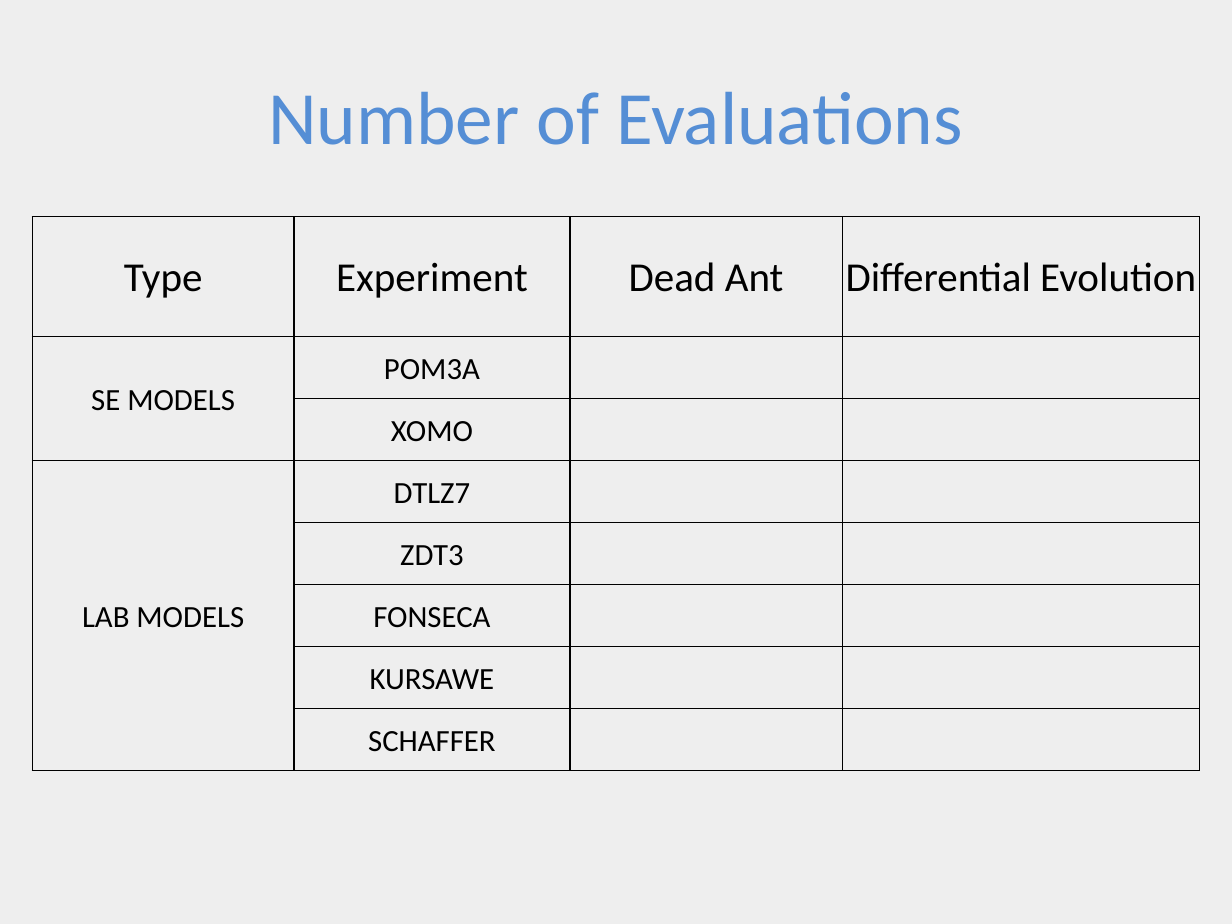
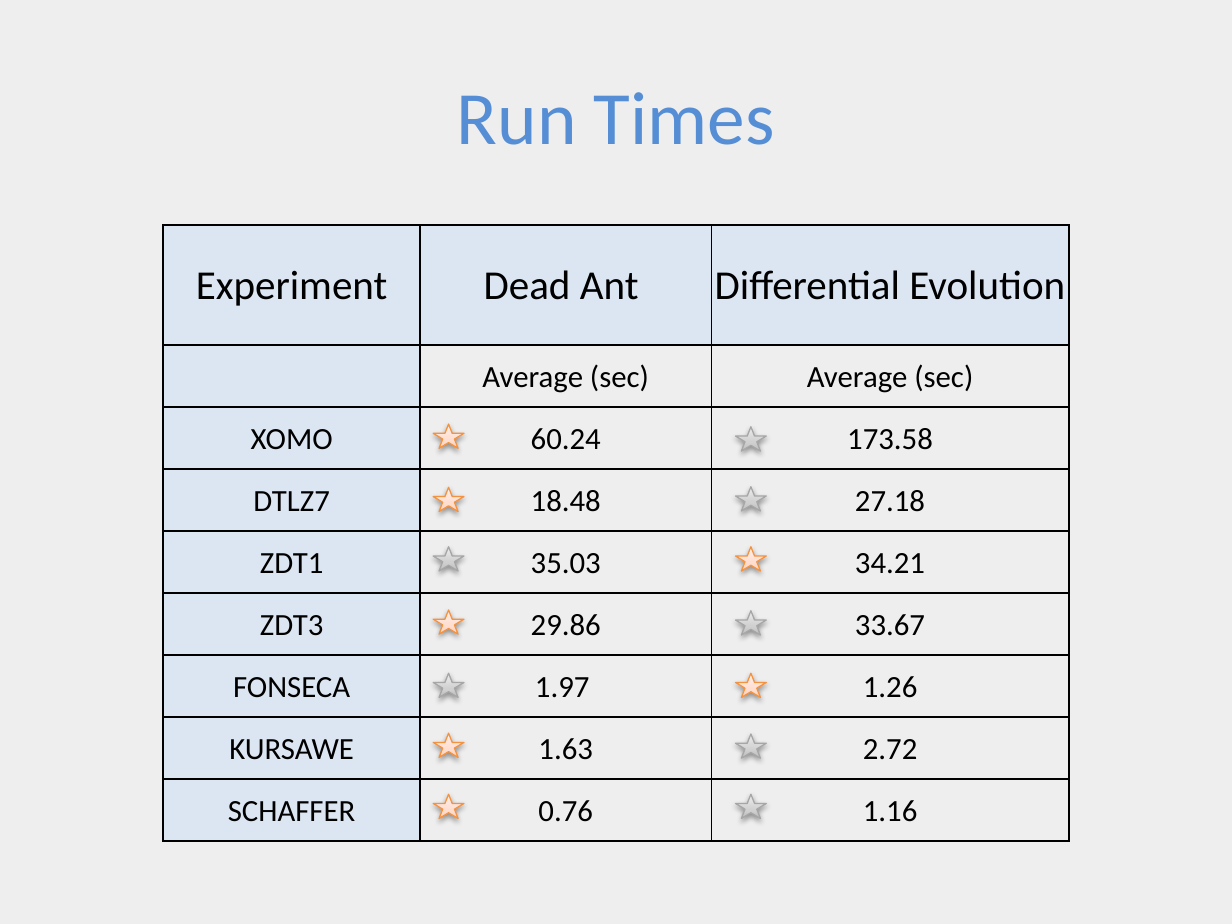
Before and after one commit to ai-se/Rahul, a slide deck: slide 12 of DEADANT/deadAnt.pptx. Drawn at 1232x924 pixels with LibreOffice and Linux fonts; fonts in the diff are those of the drawing. Boxes give left, top, right and bottom in pixels: in the first picture for what was removed or moved away, otherwise in the second. Text is boxed around its words. In the diff, an @@ line names an element or a change of style, - is before the commit and + after.

```diff
--- a/DEADANT/deadAnt.pptx
+++ b/DEADANT/deadAnt.pptx
@@ title at (457, 92, 775, 145): text changed @@
-Number of Evaluations
+Run Times
@@ table at (163, 225, 1068, 841) @@
-Type | Experiment | Dead Ant | Differential Evolution
-SE MODELS | POM3A |  | 
- | XOMO |  | 
-LAB MODELS | DTLZ7 |  | 
- | ZDT3 |  | 
- | FONSECA |  | 
- | KURSAWE |  | 
- | SCHAFFER |  | 
+Experiment | Dead Ant | Differential Evolution
+ | Average (sec) | Average (sec)
+XOMO | 60.24 | 173.58
+DTLZ7 | 18.48 | 27.18
+ZDT1 | 35.03 | 34.21
+ZDT3 | 29.86 | 33.67
+FONSECA | 1.97 | 1.26
+KURSAWE | 1.63 | 2.72
+SCHAFFER | 0.76 | 1.16
@@ table: place and size @@
-table at (32, 217, 1199, 771)
+table at (163, 225, 1068, 841)
@@ star added at (434, 424, 464, 448), fill gradient #FFD2BD to #FFDED0 to #FFF2ED, outline #F69240 0.75 pt @@
@@ star added at (736, 426, 766, 451), fill gradient #BDBDBD to #D1D1D1 to #EEEEEE, outline #A6A6A6 0.75 pt @@
@@ star added at (434, 488, 464, 513), fill gradient #FFD2BD to #FFDED0 to #FFF2ED, outline #F69240 0.75 pt @@
@@ star added at (736, 487, 766, 511), fill gradient #BDBDBD to #D1D1D1 to #EEEEEE, outline #A6A6A6 0.75 pt @@
@@ star added at (434, 547, 464, 572), fill gradient #BDBDBD to #D1D1D1 to #EEEEEE, outline #A6A6A6 0.75 pt @@
@@ star added at (736, 547, 766, 572), fill gradient #FFD2BD to #FFDED0 to #FFF2ED, outline #F69240 0.75 pt @@
@@ star added at (434, 610, 464, 634), fill gradient #FFD2BD to #FFDED0 to #FFF2ED, outline #F69240 0.75 pt @@
@@ star added at (736, 611, 766, 636), fill gradient #BDBDBD to #D1D1D1 to #EEEEEE, outline #A6A6A6 0.75 pt @@
@@ star added at (434, 673, 464, 697), fill gradient #BDBDBD to #D1D1D1 to #EEEEEE, outline #A6A6A6 0.75 pt @@
@@ star added at (736, 673, 766, 697), fill gradient #FFD2BD to #FFDED0 to #FFF2ED, outline #F69240 0.75 pt @@
@@ star added at (434, 733, 464, 758), fill gradient #FFD2BD to #FFDED0 to #FFF2ED, outline #F69240 0.75 pt @@
@@ star added at (736, 734, 766, 759), fill gradient #BDBDBD to #D1D1D1 to #EEEEEE, outline #A6A6A6 0.75 pt @@
@@ star added at (434, 795, 464, 819), fill gradient #FFD2BD to #FFDED0 to #FFF2ED, outline #F69240 0.75 pt @@
@@ star added at (736, 795, 766, 819), fill gradient #BDBDBD to #D1D1D1 to #EEEEEE, outline #A6A6A6 0.75 pt @@
```
Also in this commit, not shown: 6 other slides changed, 2 slides added, 2 slides removed.
